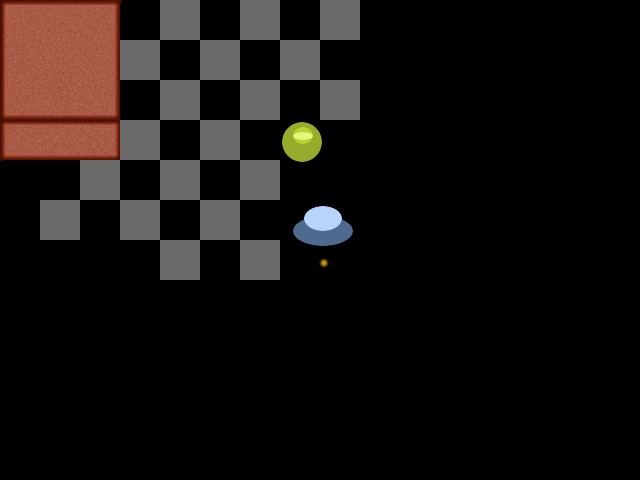
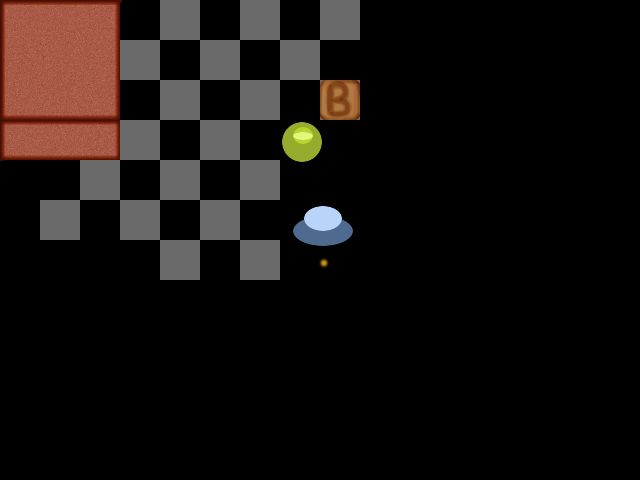
The second 640 × 480 image is a revision of the first. Changes to its layers:
added layer "Nová vrstva#3" above "Nová vrstva#2" over box(320, 80, 360, 120)
